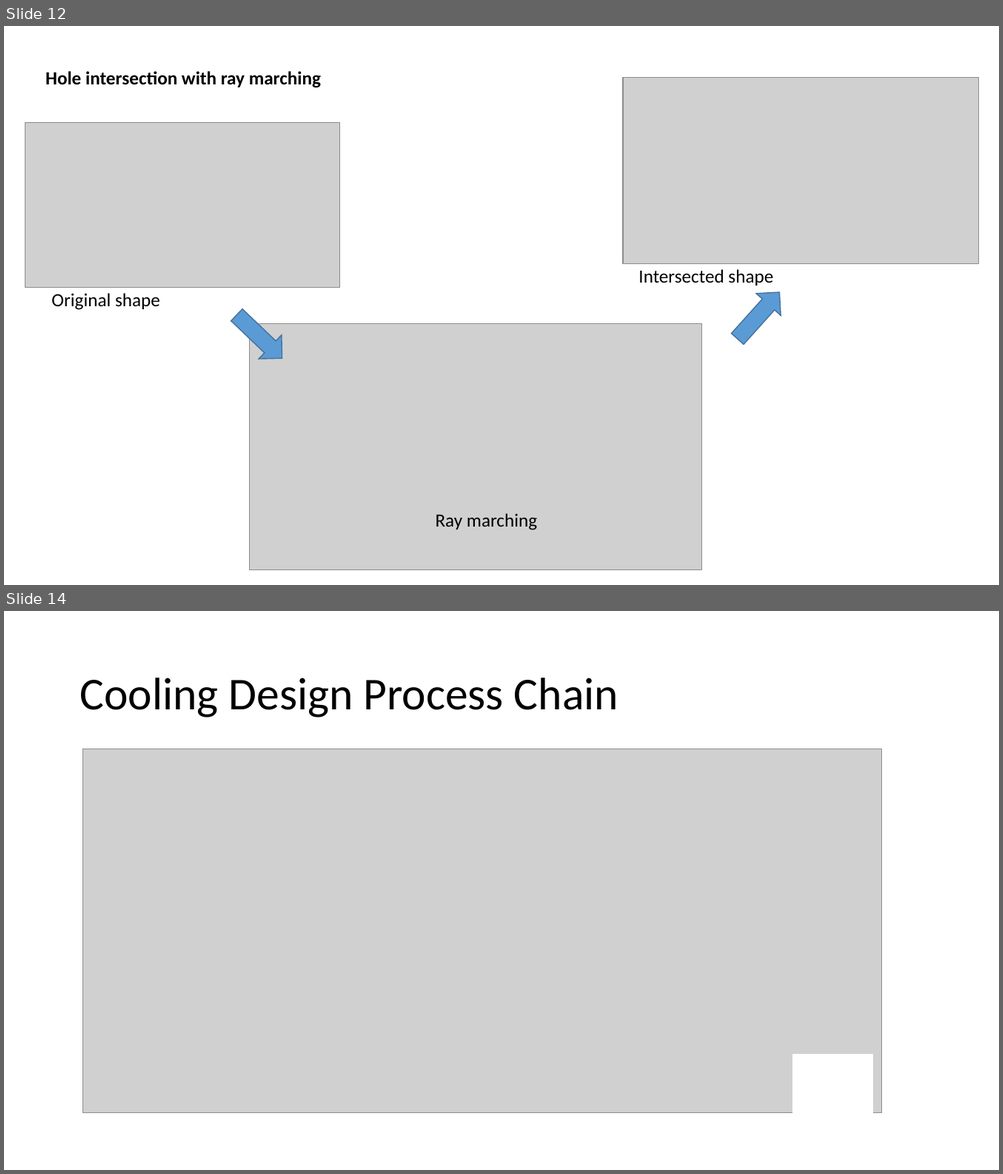
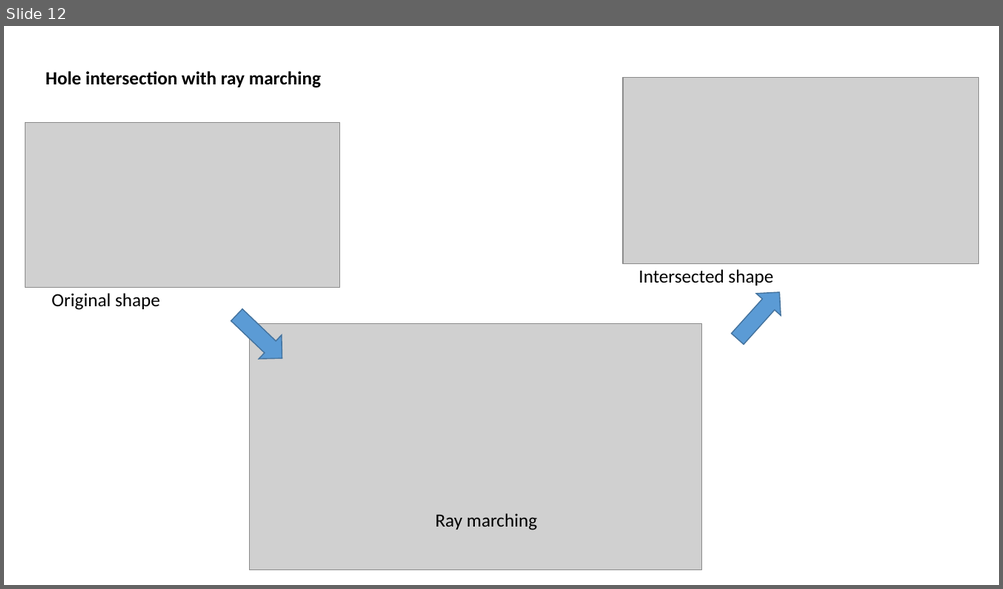
Before and after one commit to boolean-julian/coolinggen_thesis, a slide deck: julianlueken.pptx. Shown one above the other, each under a label of ours: slides 12 and 14 before the commit, slide 12 after it; the slides between them are not shown. The pictures are 1003x1174 and 1003x589 pixels, drawn with LibreOffice and Linux fonts; fonts in the diff are those of the drawing; grey boxes stand for pictures. Boxes give left, top, right and bottom in pixels: in the first picture for what was removed or moved away, otherwise in the second. Text is boxed around its words. In the diff, an @@ line names an element or a change of style, - is before the commit and + after.

```diff
--- a/julianlueken.pptx
+++ b/julianlueken.pptx
@@ slide 14 removed at (x1=4, y1=611, x2=999, y2=1170), background #FFFFFF @@
@@ title removed at (x1=79, y1=678, x2=618, y2=718) @@
-Cooling Design Process Chain
@@ picture removed at (x1=82, y1=749, x2=882, y2=1113) @@
@@ rectangle removed at (x1=793, y1=1055, x2=873, y2=1113) @@
```
Also in this commit, not shown: 3 slides changed, 5 slides added, 1 other slide removed, 8 other files.
